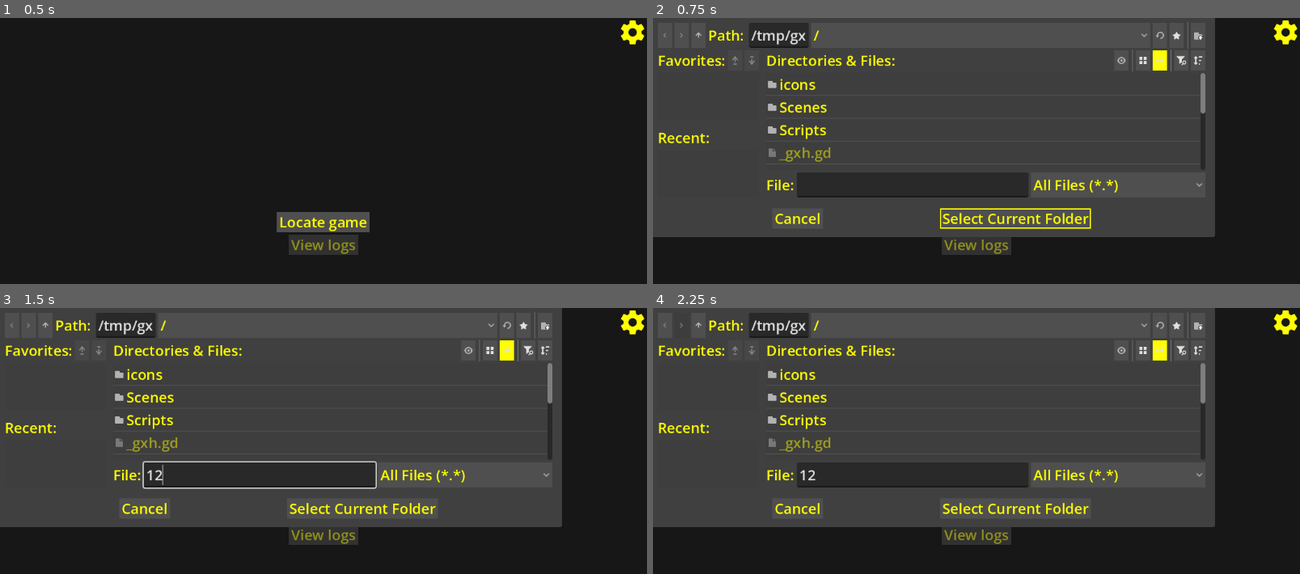
Above: before the commit, frames 1-4 (two rows, left to right).
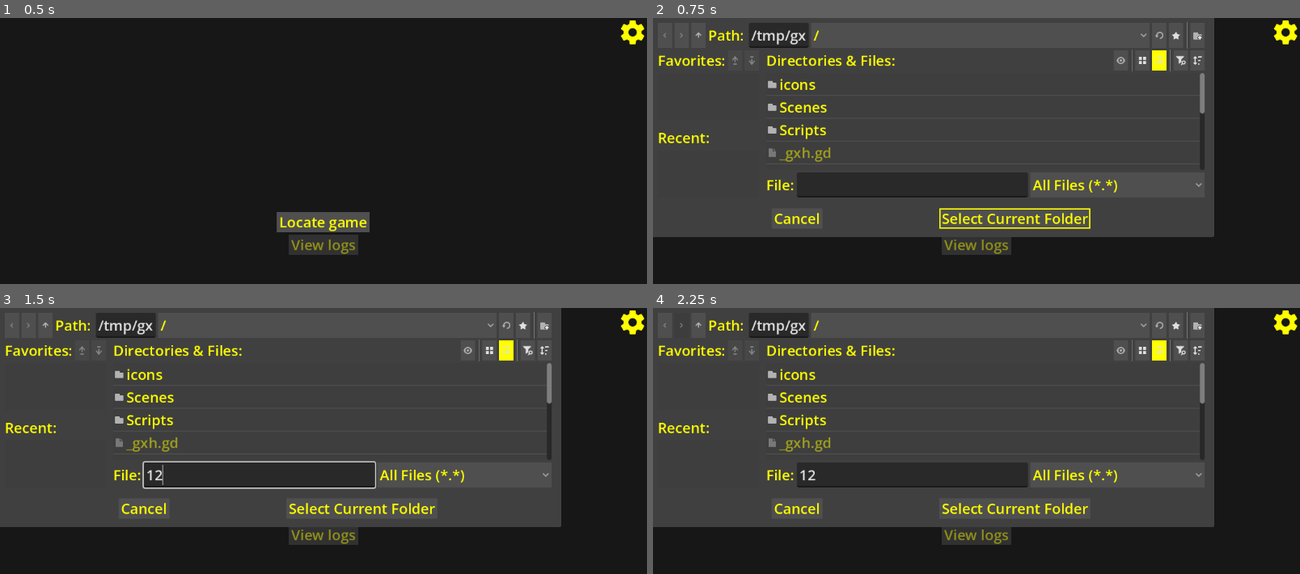
Above: after the commit, the same moments.

Repository: l1chorpe/cyberpunk-log-viewer-pe
Game: Godot game, scene res://Scenes/main_window.tscn
Same seed, same stepped clock (60 frames per second), same inputs: the game is played once before the commit and once after it.
Inputs (mouse positions are in pixels of both pictures, inside the frame that each line leads up to):
- Up to frame 1 (0.5 s): no input
- Up to frame 2 (0.75 s): click "Locate game" at 0.5 s
- Up to frame 3 (1.5 s): click (258, 475) at 1.27 s; type "12" at 1.35 s
- Up to frame 4 (2.25 s): click (678, 326) at 2 s

Frame 1 is identical in both runs. In frame 2, 1.0% of the frame differs, in the area x 18-87%, y 0-83%; in frame 3, 1.0%; in frame 4, 1.0%.

Commit message:
feat: icon size can be set in the settings + fix slider tick count

Diff:
--- a/Scenes/settings_window.tscn
+++ b/Scenes/settings_window.tscn
@@ -1,12 +1,13 @@
-[gd_scene load_steps=6 format=3 uid="uid://g2ov5bki20t6"]
+[gd_scene format=3 uid="uid://g2ov5bki20t6"]
 
 [ext_resource type="Script" uid="uid://dkmqudrgj1dmq" path="res://Scripts/settings_window.gd" id="1_ben5s"]
 [ext_resource type="Theme" uid="uid://8vx0b5t8hnln" path="res://Dark theme.tres" id="1_btldx"]
 [ext_resource type="Texture2D" uid="uid://bx0cwugsotwnu" path="res://icons/close/close-normal.svg" id="3_btldx"]
 [ext_resource type="Texture2D" uid="uid://bh83jliw0y5ir" path="res://icons/close/close-pressed.svg" id="4_as82d"]
 [ext_resource type="Texture2D" uid="uid://nhjg31unfr30" path="res://icons/close/close-hover.svg" id="5_7xu77"]
+[ext_resource type="PackedScene" uid="uid://cn2sdwvl2wmk5" path="res://Scenes/ui_button.tscn" id="6_7xu77"]
 
-[node name="SettingsWindow" type="Control"]
+[node name="SettingsWindow" type="Control" unique_id=1474433314]
 layout_mode = 3
 anchors_preset = 15
 anchor_right = 1.0
@@ -16,7 +17,7 @@
 theme = ExtResource("1_btldx")
 script = ExtResource("1_ben5s")
 
-[node name="VBoxContainer" type="VBoxContainer" parent="."]
+[node name="VBoxContainer" type="VBoxContainer" parent="." unique_id=1716095042]
 layout_mode = 1
 anchors_preset = 8
 anchor_left = 0.5
@@ -30,7 +31,7 @@
 grow_horizontal = 2
 grow_vertical = 2
 
-[node name="FullSearchToggle" type="CheckBox" parent="VBoxContainer"]
+[node name="FullSearchToggle" type="CheckBox" parent="VBoxContainer" unique_id=967807413]
 unique_name_in_owner = true
 layout_mode = 2
 tooltip_text = "Full search makes the app search through every folder for logs. Deactivating it makes it search through much fewer folders, at the cost of potentially missing log files, but gaining in performance.
@@ -39,18 +40,36 @@
 button_pressed = true
 text = "Full search"
 
-[node name="HSeparator" type="HSeparator" parent="VBoxContainer"]
+[node name="HBoxContainer" type="HBoxContainer" parent="VBoxContainer" unique_id=497646335]
 layout_mode = 2
 
-[node name="ShowIconLicenseButton" type="Button" parent="VBoxContainer"]
+[node name="IconSizeLabel" type="Label" parent="VBoxContainer/HBoxContainer" unique_id=419157056]
+layout_mode = 2
+text = "Icon size"
+
+[node name="IconSizeSlider" type="HSlider" parent="VBoxContainer/HBoxContainer" unique_id=1546703112]
+unique_name_in_owner = true
+layout_mode = 2
+size_flags_horizontal = 3
+size_flags_vertical = 4
+max_value = 5.0
+step = 0.1
+value = 2.0
+tick_count = 6
+ticks_position = 3
+
+[node name="HSeparator" type="HSeparator" parent="VBoxContainer" unique_id=309572182]
+layout_mode = 2
+
+[node name="ShowIconLicenseButton" type="Button" parent="VBoxContainer" unique_id=1328860634]
 layout_mode = 2
 text = "Show icon license"
 
-[node name="ShowGodotLicenseButton" type="Button" parent="VBoxContainer"]
+[node name="ShowGodotLicenseButton" type="Button" parent="VBoxContainer" unique_id=278166014]
 layout_mode = 2
 text = "Show Godot license"
 
-[node name="AppVersionLabel" type="Label" parent="."]
+[node name="AppVersionLabel" type="Label" parent="." unique_id=289723090]
 layout_mode = 1
 anchors_preset = 7
 anchor_left = 0.5
@@ -63,7 +82,8 @@
 grow_horizontal = 2
 grow_vertical = 0
 
-[node name="CloseButton" type="TextureButton" parent="."]
+[node name="CloseButtonBak" type="TextureButton" parent="." unique_id=9147854]
+visible = false
 layout_mode = 1
 anchors_preset = 1
 anchor_left = 1.0
@@ -74,3 +94,15 @@
 texture_normal = ExtResource("3_btldx")
 texture_pressed = ExtResource("4_as82d")
 texture_hover = ExtResource("5_7xu77")
+
+[node name="CloseButton" parent="." unique_id=1430348597 instance=ExtResource("6_7xu77")]
+layout_mode = 1
+anchors_preset = 1
+anchor_left = 1.0
+anchor_right = 1.0
+offset_left = -40.0
+offset_right = 0.0
+grow_horizontal = 0
+texture_normal = null
+texture_pressed = null
+texture_hover = null
--- a/Scripts/Settings.gd
+++ b/Scripts/Settings.gd
@@ -1,30 +1,50 @@
-## Stores all settings during runtime and saves/retrieves them.
-class_name Settings extends Node
+## Stores all settings during runtime and saves/loads them. Is an autoload.
+extends Node
+
+signal icon_size_changed
 
 static var _settings := ConfigFile.new()
 const _SETTINGS_FILE_PATH := "user://clv-settings.cfg"
 
+#region Defaults
+
+const DEFAULT_GAME_FOLDER = ""
+const DEFAULT_FULL_SEARCH = true
+const DEFAULT_ICON_SIZE = 2.0
+
+#endregion
+
 # Assigning a default value avoids having to deal with the file not opening
-static var game_folder := ""
-static var full_search := true
+var game_folder := DEFAULT_GAME_FOLDER
+var full_search := DEFAULT_FULL_SEARCH
+var icon_size := DEFAULT_ICON_SIZE:
+    set(s):
+        icon_size = s
+        icon_size_changed.emit()
 
 
 ## Loads settings if the file is present/accessible.
-static func _static_init() -> void:
+func _init() -> void:
     if _settings.load(_SETTINGS_FILE_PATH) != OK:
         return
 
     _load_from_file()
 
+## Resets the icon size to the default value.
+func reset_icon_size() -> void:
+    icon_size = DEFAULT_ICON_SIZE
+
 #region Load/save
 
-static func _load_from_file() -> void:
+func _load_from_file() -> void:
     game_folder = _settings.get_value("Main", "game_path", "")
     full_search = _settings.get_value("Main", "search_mode", true)
+    icon_size = _settings.get_value("Main", "icon_size", 2.0)
 
-static func save_to_file() -> void:
+func save_to_file() -> void:
     _settings.set_value("Main", "game_path", game_folder)
     _settings.set_value("Main", "search_mode", full_search)
+    _settings.set_value("Main", "icon_size", icon_size)
 
     _settings.save(_SETTINGS_FILE_PATH)
 
--- a/Scripts/settings_window.gd
+++ b/Scripts/settings_window.gd
@@ -11,22 +11,33 @@
     $VBoxContainer/ShowIconLicenseButton.pressed.connect(display_icon_license.emit)
     $VBoxContainer/ShowGodotLicenseButton.pressed.connect(display_godot_license.emit)
     $CloseButton.pressed.connect(_on_hide)
+    # Update value on change
+    %IconSizeSlider.value_changed.connect(func(value): Settings.icon_size = value)
+    # Double-clicking resets the slider
+    %IconSizeSlider.gui_input.connect(_reset_icon_size_on_double_click)
 
     $AppVersionLabel.text = \
             "Version " + ProjectSettings.get_setting("application/config/version")
 
-    _load_settings()
+    _fetch_settings()
 
 func _on_hide() -> void:
-    _save_settings()
+    _apply_settings()
     request_hide_settings.emit()
 
-#region Load/save settings
+#region Apply/fetch settings
 
-func _save_settings() -> void:
+func _apply_settings() -> void:
     Settings.full_search = %FullSearchToggle.button_pressed
 
-func _load_settings() -> void:
+func _fetch_settings() -> void:
     %FullSearchToggle.button_pressed = Settings.full_search
+    %IconSizeSlider.value = Settings.icon_size
 
 #endregion
+
+func _reset_icon_size_on_double_click(event: InputEvent) -> void:
+    if event is InputEventMouseButton and event.double_click:
+        Settings.reset_icon_size()
+        # Deferring avoids the mouse moving the slider after value changed
+        %IconSizeSlider.set_deferred("value", Settings.icon_size)
--- a/Scripts/ui_button.gd
+++ b/Scripts/ui_button.gd
@@ -5,12 +5,6 @@
 @export var type := Type.CLOSE:
     set(t):
         type = t
-        _apply_svgs()
-
-@export
-var scaling := 2.0:
-    set(s):
-        scaling = s
         _apply_svgs()
 
 # Holds SVGs as byte arrays to avoid unnecessary file loading.
@@ -27,6 +21,9 @@
 
 func _ready() -> void:
     _apply_svgs()
+
+    # Reflect changes to the icon size
+    Settings.icon_size_changed.connect(_apply_svgs)
 
 #region SVG variants loading
 
@@ -62,11 +59,11 @@
 ## Applies the chosen SVG's variants to the corresponding texture variables.
 func _apply_svgs() -> void:
     var image := Image.new()
-    image.load_svg_from_buffer(_svg_data_normal[type], scaling)
+    image.load_svg_from_buffer(_svg_data_normal[type], Settings.icon_size)
     texture_normal = ImageTexture.create_from_image(image)
 
-    image.load_svg_from_buffer(_svg_data_hover[type], scaling)
+    image.load_svg_from_buffer(_svg_data_hover[type], Settings.icon_size)
     texture_hover = ImageTexture.create_from_image(image)
 
-    image.load_svg_from_buffer(_svg_data_pressed[type], scaling)
+    image.load_svg_from_buffer(_svg_data_pressed[type], Settings.icon_size)
     texture_pressed = ImageTexture.create_from_image(image)
--- a/project.godot
+++ b/project.godot
@@ -21,6 +21,10 @@
 boot_splash/show_image=false
 config/icon="uid://ccq5ok6slhitg"
 
+[autoload]
+
+Settings="*uid://bdovyt3y6vyh3"
+
 [display]
 
 window/size/viewport_width=1080
